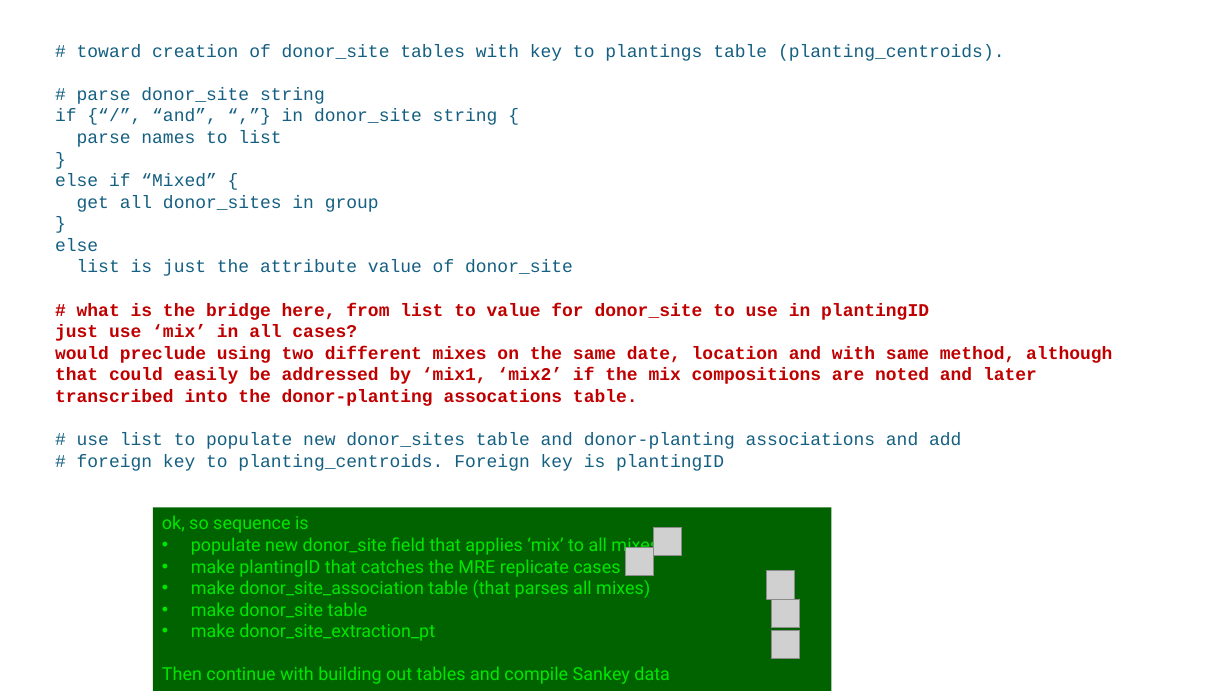
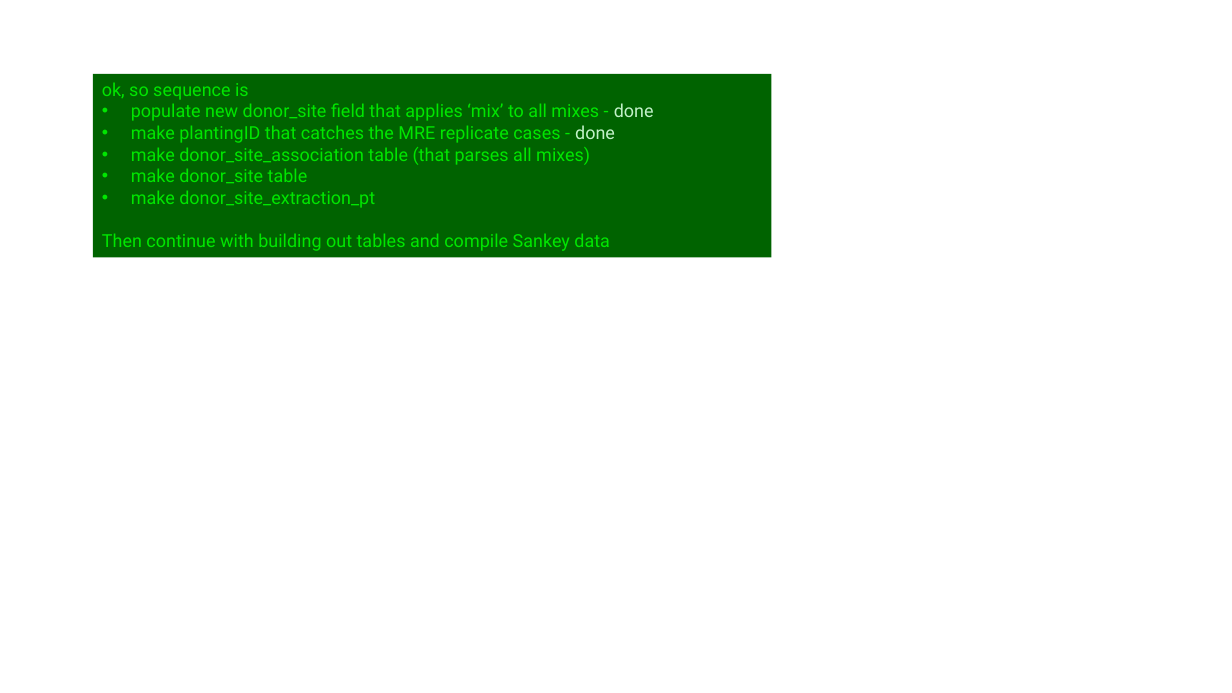
Before and after one commit to WA-Nearshore/seagrass-restoration-processing, a slide deck: slide 2 of docs/seagrass_restoration_storymap_notes.pptx. Drawn at 1232x693 pixels with LibreOffice and Linux fonts; fonts in the diff are those of the drawing; grey boxes stand for pictures. Boxes give left, top, right and bottom in pixels: in the first picture for what was removed or moved away, otherwise in the second. Text is boxed around its words. In the diff, an @@ line names an element or a change of style, - is before the commit and + after.

Commit message:
Working on planting table creation.

```diff
--- a/docs/seagrass_restoration_storymap_notes.pptx
+++ b/docs/seagrass_restoration_storymap_notes.pptx
@@ text removed at [55,44,1112,471] @@
-# toward creation of donor_site tables with key to plantings table (planting_centroids).
-# parse donor_site string
-if {“/”, “and”, “,”} in donor_site string {
-parse names to list
-}
-else if “Mixed” {
-get all donor_sites in group
-}
-else
-list is just the attribute value of donor_site
-# what is the bridge here, from list to value for donor_site to use in plantingID
-just use ‘mix’ in all cases?
-would preclude using two different mixes on the same date, location and with same method, although that could easily be addressed by ‘mix1, ‘mix2’ if the mix compositions are noted and later transcribed into the donor-planting assocations table.
-# use list to populate new donor_sites table and donor-planting associations and add
-# foreign key to planting_centroids. Foreign key is plantingID
@@ rectangle "ok, so sequence is": place and size @@
-rectangle "ok, so sequence is" at [152,507,832,691]
+rectangle "ok, so sequence is" at [92,74,772,258]
@@ text in rectangle at [131,103,654,143]: text changed @@
-• populate new donor_site field that applies ‘mix’ to all mixes
-• make plantingID that catches the MRE replicate cases
+• populate new donor_site field that applies ‘mix’ to all mixes - done
+• make plantingID that catches the MRE replicate cases - done
@@ picture removed at [653,528,682,556] @@
@@ picture removed at [626,548,654,577] @@
@@ picture removed at [767,571,796,600] @@
@@ picture removed at [772,599,800,628] @@
@@ picture removed at [772,630,800,659] @@
```
Also in this commit, not shown: 4 other slides changed, 1 slide added, 10 other files.
